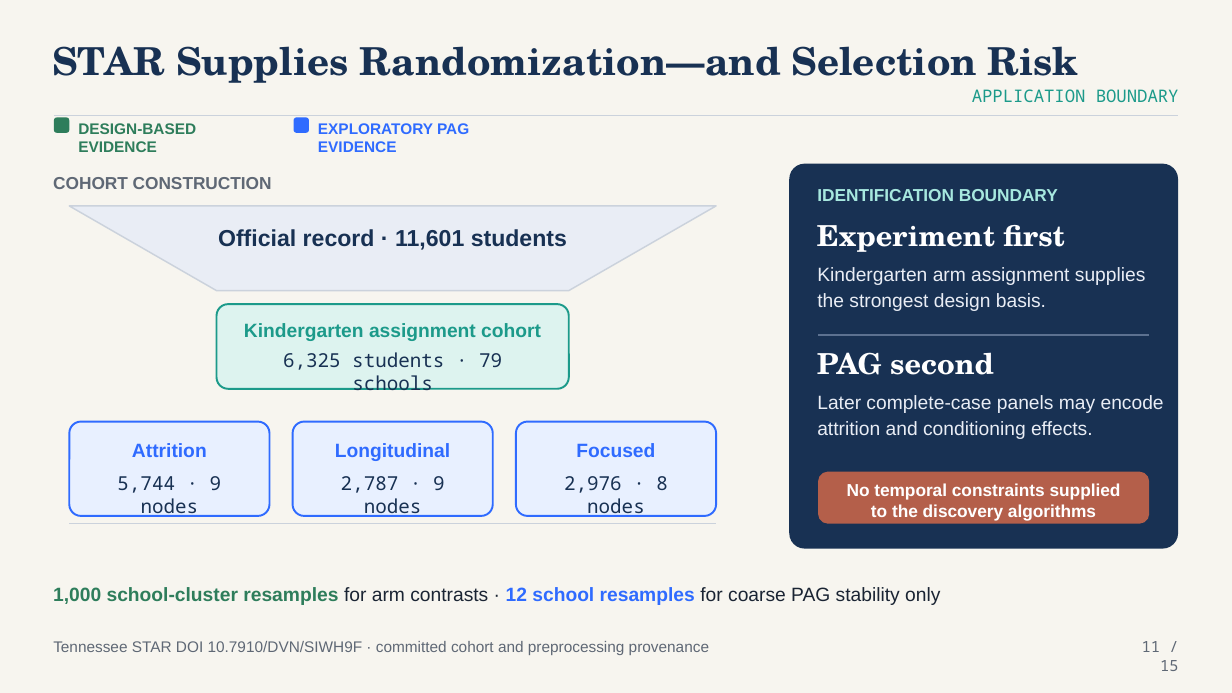
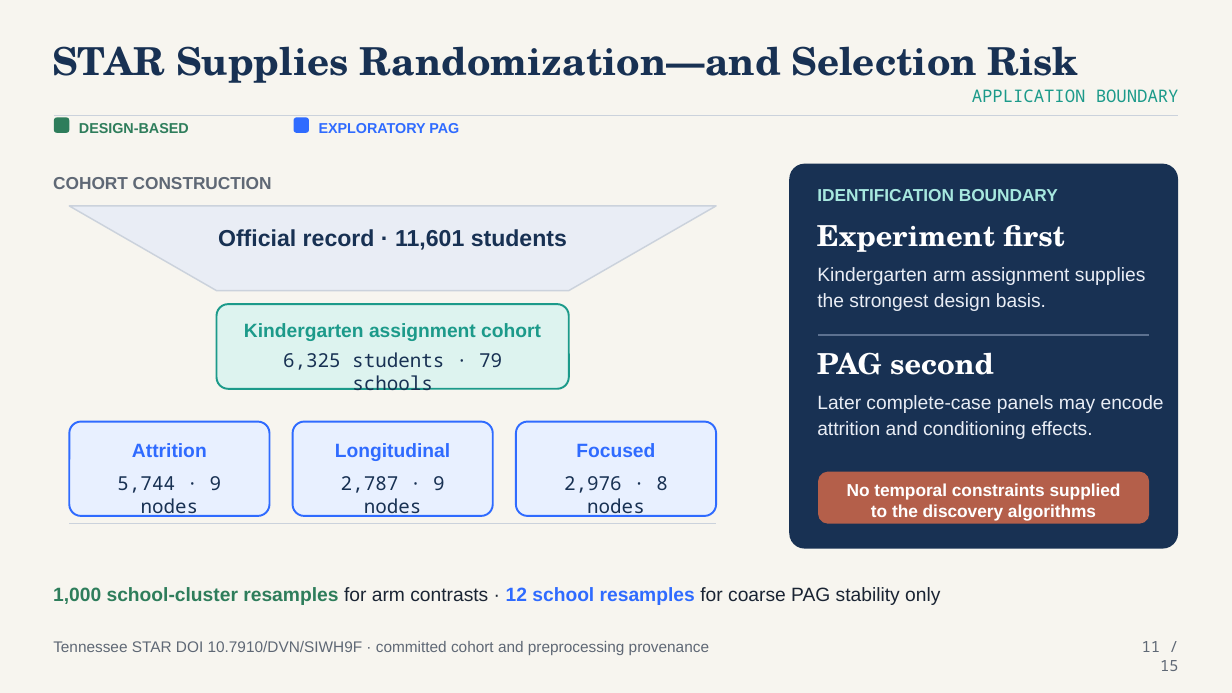
Before and after one commit to ada-yq225/FCI, a slide deck: slide 11 of output/ppt/fci_plus_star_advisor_presentation.pptx. Drawn at 1232x693 pixels with LibreOffice and Linux fonts; fonts in the diff are those of the drawing. Boxes give left, top, right and bottom in pixels: in the first picture for what was removed or moved away, otherwise in the second. Text is boxed around its words. In the diff, an @@ line names an element or a change of style, - is before the commit and + after.

```diff
--- a/output/ppt/fci_plus_star_advisor_presentation.pptx
+++ b/output/ppt/fci_plus_star_advisor_presentation.pptx
@@ text at [79, 123, 189, 133]: text changed; size 12 to 11.2 pt @@
-DESIGN-BASED EVIDENCE
+DESIGN-BASED
@@ text at [319, 123, 459, 133]: text changed; size 12 to 11.2 pt @@
-EXPLORATORY PAG EVIDENCE
+EXPLORATORY PAG
```
Also in this commit, not shown: 13 other slides changed, 31 other files.
